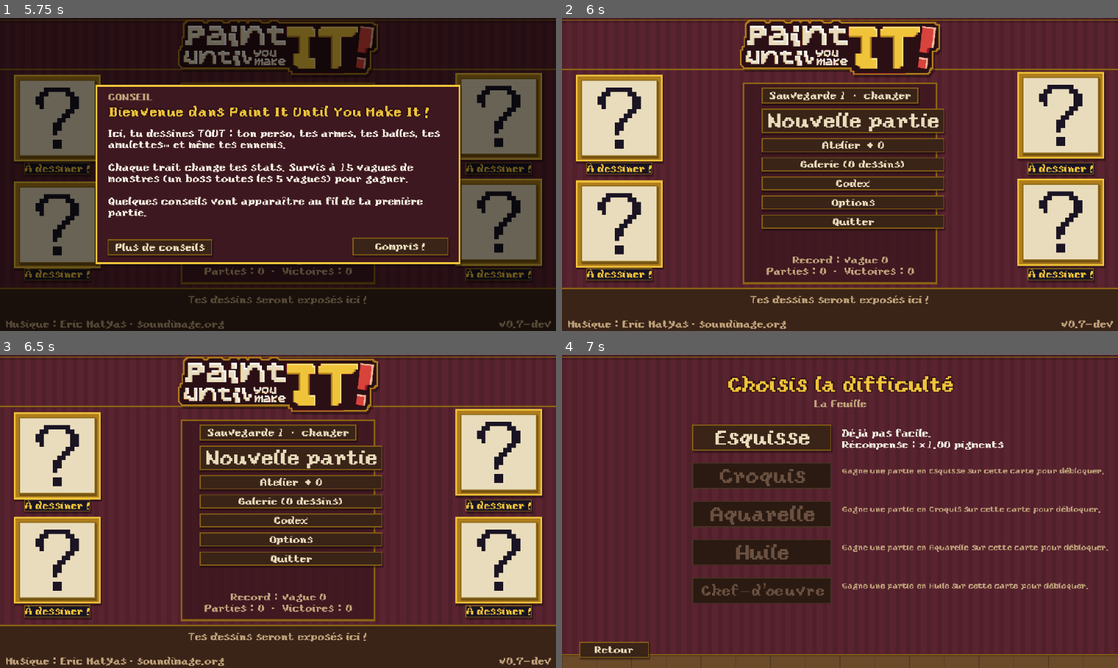
Above: before the commit, frames 1-4 (two rows, left to right).
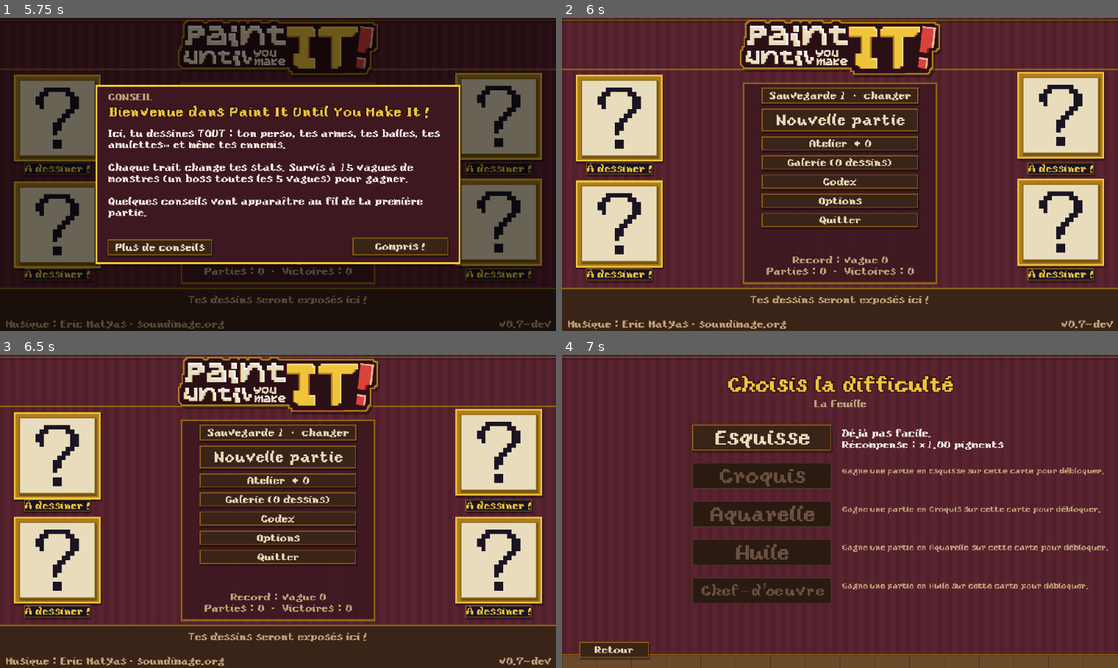
Above: after the commit, the same moments.

Repository: Vltbcq/VowelGame
Game: Godot game, scene res://scenes/main.tscn
Same seed, same stepped clock (60 frames per second), same inputs: the game is played once before the commit and once after it.
Inputs (mouse positions are in pixels of both pictures, inside the frame that each line leads up to):
- Up to frame 1 (5.75 s): click "Commencer" at 0.5 s; click "Nouvelle partie" at 1.25 s; click "Nouvelle partie" at 2 s; click "Sauvegarde 1 · changer" at 2.75 s; click "Atelier ◆ 0" at 3.5 s; click "Galerie (0 dessins)" at 4.25 s; click "Codex" at 5 s
- Up to frame 2 (6 s): click "Compris !" at 5.75 s
- Up to frame 3 (6.5 s): no input
- Up to frame 4 (7 s): tap Enter at 6.5 s; move the mouse to (962, 495) at 6.52 s; hold D from 6.53 s (still down); tap 0 at 6.6 s; click (962, 495) at 6.67 s; tap Space at 6.77 s

Frame 1 is identical in both runs. In frame 2, 4.5% of the frame differs, in the area x 35-69%, y 28-68%; in frame 3, 4.5%; in frame 4, nothing differs.

Commit message:
Menu titre : les boutons ne débordent plus (gros bouton en 18, un texte trop long n'élargit plus les boutons)
Co-Authored-By: Claude Opus 5.5 <noreply@anthropic.com>

Diff:
--- a/scripts/autoload/ui.gd
+++ b/scripts/autoload/ui.gd
@@ -24,7 +24,7 @@
 ## Yoster Island : ses pixels font 85/1024 de la taille, donc 12 ≈ 1 pixel de jeu (net), 24 = 2.
 const MENU_FONT_PATH := "res://assets/fonts/YosterIsland.ttf"
 const MENU_SIZE := 12
-const MENU_BIG := 24
+const MENU_BIG := 18   # 1,5 pixel de jeu par pixel de police (24 dépassait du menu)
 const MENU_TITLE := 36   # 3 pixels de jeu par pixel de police
 const MENU_MARGIN := 2   # marge verticale dans les boutons du menu
 
@@ -340,6 +340,8 @@
 			(c as Control).add_theme_font_override("font", font_menu)
 			(c as Control).add_theme_font_size_override("font_size", n)
 			if c is Button:
+				(c as Button).clip_text = true   # un texte trop long ne doit jamais élargir le bouton
+			if c is Button:
 				for st in ["normal", "hover", "pressed", "hover_pressed", "disabled"]:
 					var sbx := (c as Button).get_theme_stylebox(st).duplicate() as StyleBox
 					sbx.content_margin_top = MENU_MARGIN
